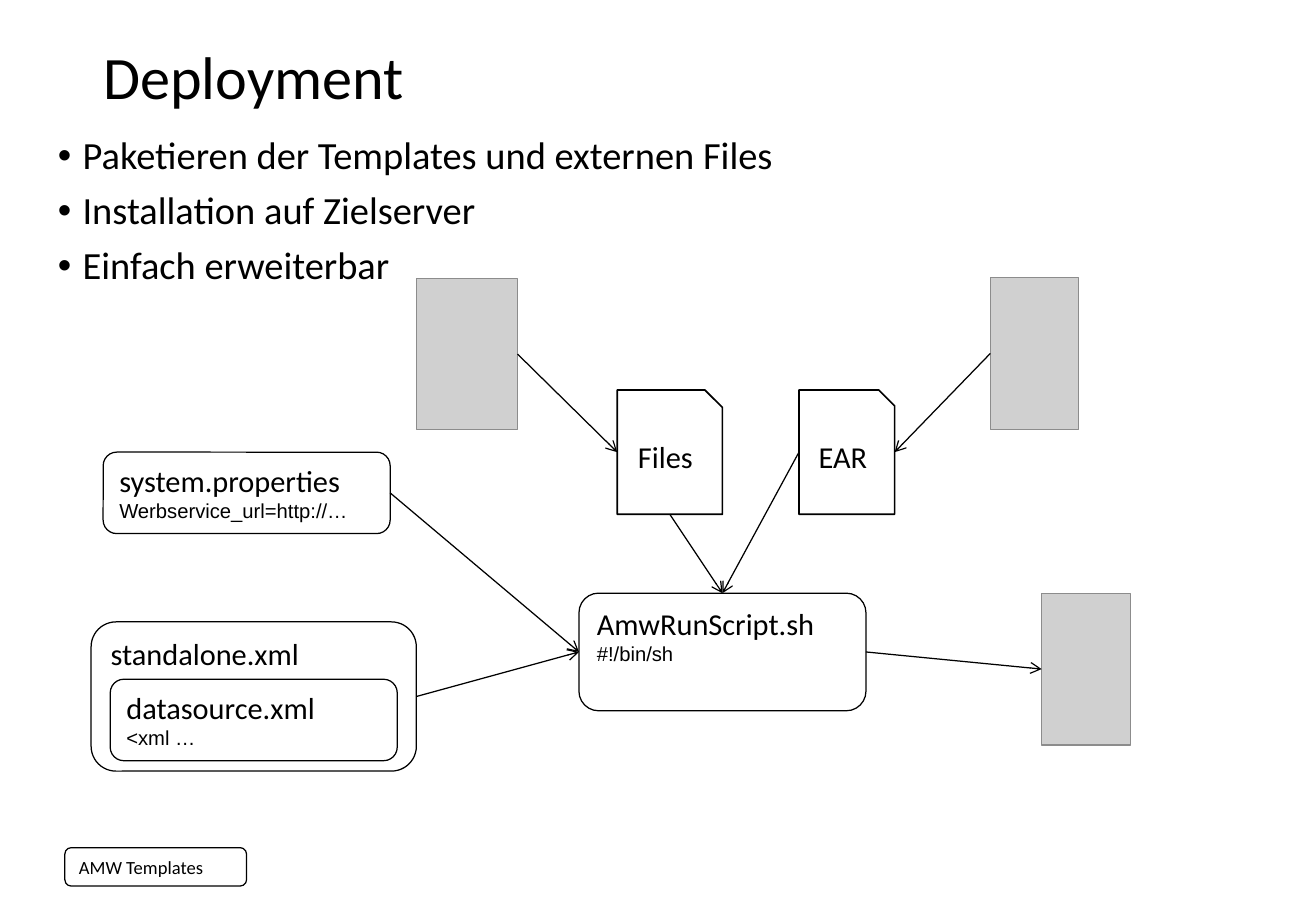
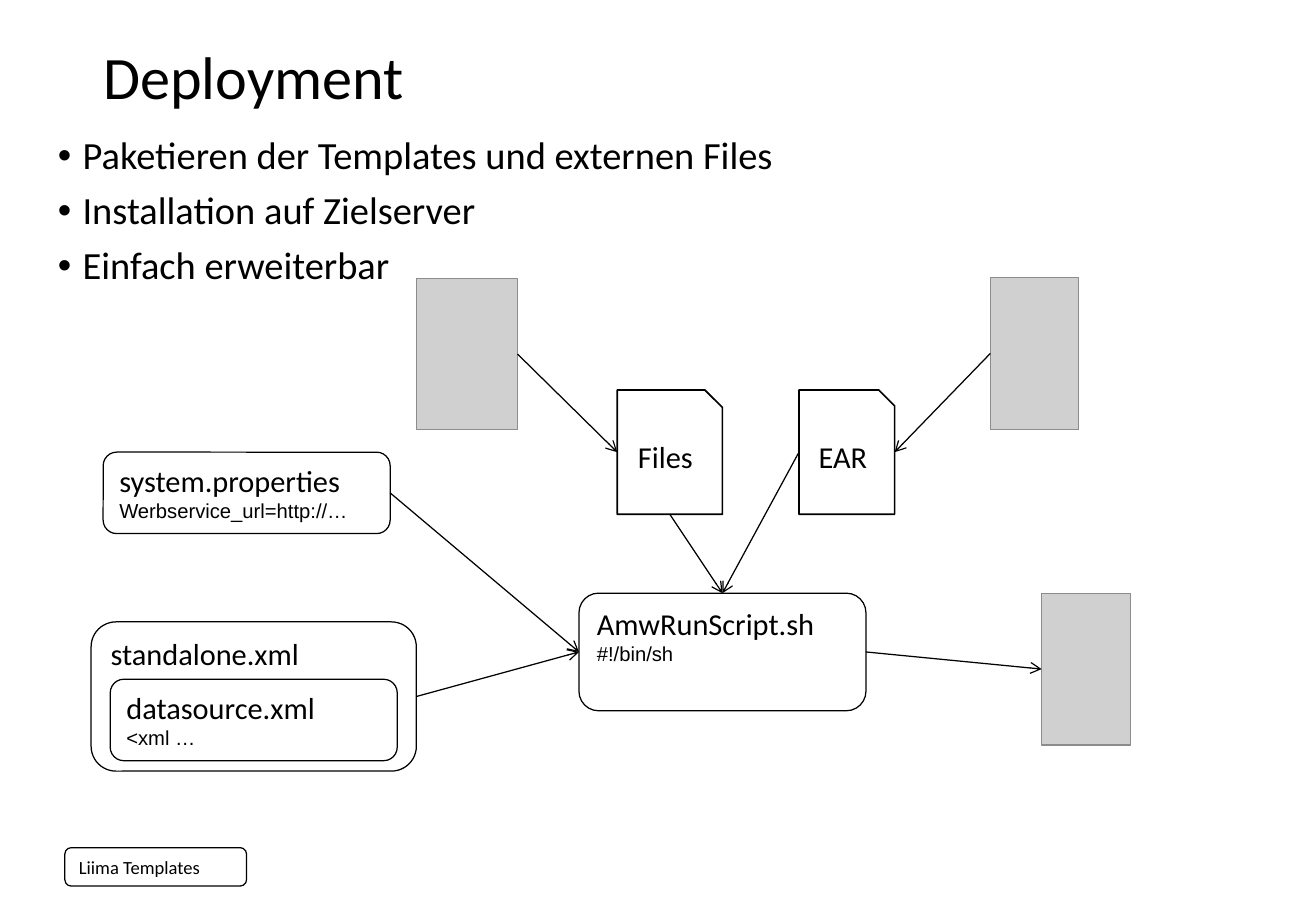
Before and after one commit to liimaorg/docs, a slide deck: slide 21 of content/feature-presentation/AMW_Features.pptx. Drawn at 1316x911 pixels with LibreOffice and Linux fonts; fonts in the diff are those of the drawing; grey boxes stand for pictures. Boxes give left, top, right and bottom in pixels: in the first picture for what was removed or moved away, otherwise in the second. Text is boxed around its words. In the diff, an @@ line names an element or a change of style, - is before the commit and + after.

Commit message:
replace amw with liima in feature presentation

```diff
--- a/content/feature-presentation/AMW_Features.pptx
+++ b/content/feature-presentation/AMW_Features.pptx
@@ text in rounded rectangle at (79, 861, 200, 877): text changed @@
-AMW Templates
+Liima Templates
```
Also in this commit, not shown: 7 other slides changed.
